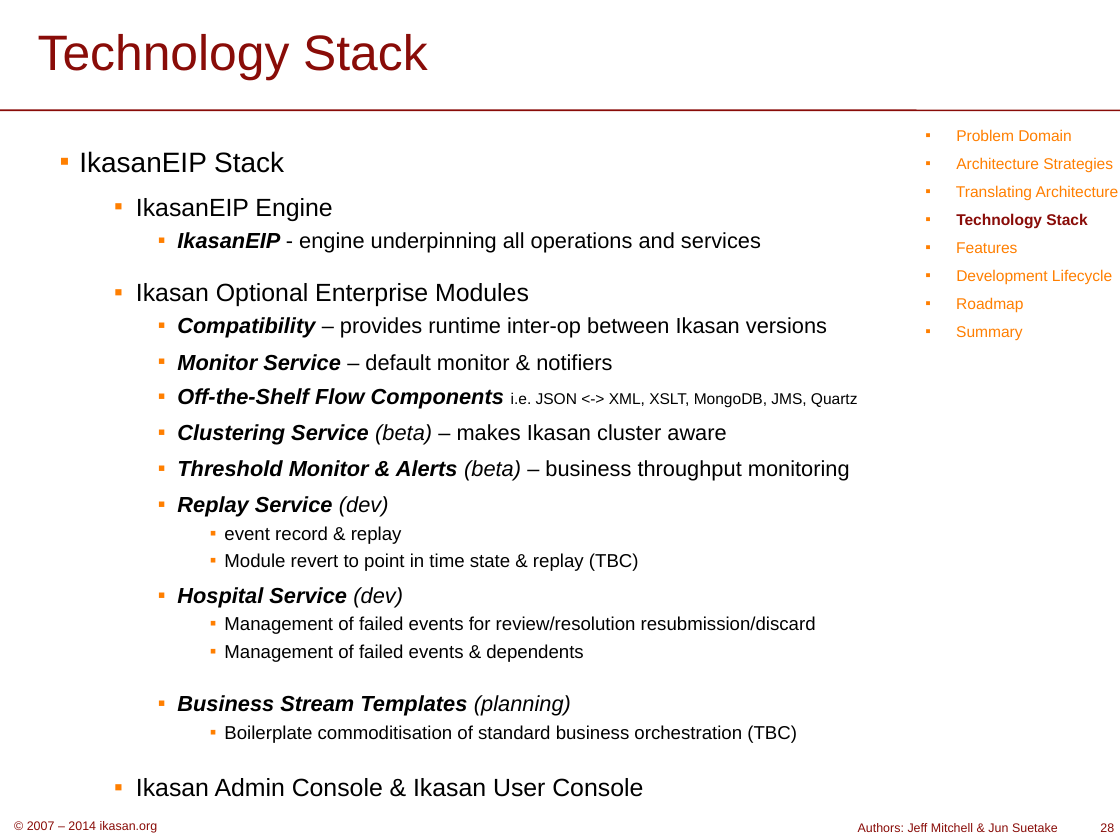
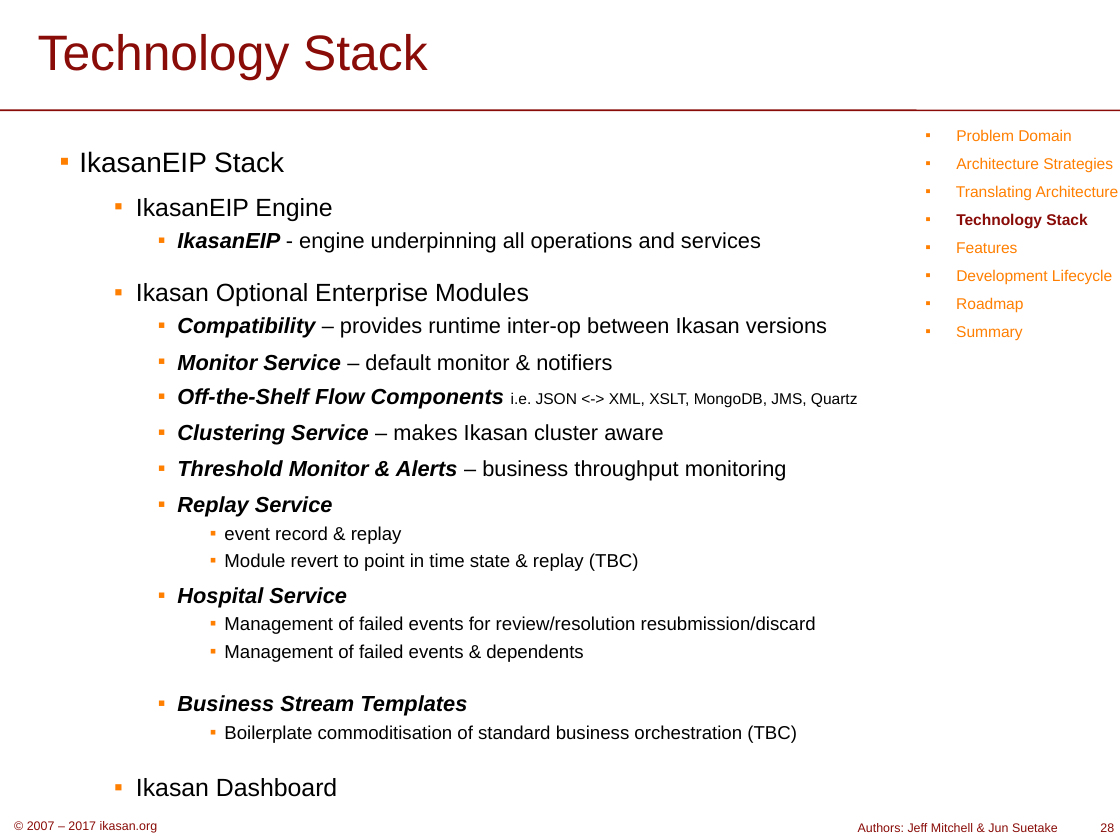
Before and after one commit to ikasanEIP/ikasan, a slide deck: slide 28 of docs/presentation/IkasanOverview.ppt. Drawn at 1120x840 pixels with LibreOffice and Linux fonts; fonts in the diff are those of the drawing; background and template pictures are left out. Boxes give left, top, right and bottom in pixels: in the first picture for what was removed or moved away, otherwise in the second. Text is boxed around its words. In the diff, an @@ line names an element or a change of style, - is before the commit and + after.

```diff
--- a/docs/presentation/IkasanOverview.ppt
+++ b/docs/presentation/IkasanOverview.ppt
@@ text at (177,424,787,517): text changed; bold on @@
-    ▪ Clustering Service (beta) – makes Ikasan cluster aware
-    ▪ Threshold Monitor & Alerts (beta) – business throughput monitoring
-    ▪ Replay Service (dev)
+    ▪ Clustering Service – makes Ikasan cluster aware
+    ▪ Threshold Monitor & Alerts – business throughput monitoring
+    ▪ Replay Service
@@ text at (177,587,347,608): text changed @@
-    ▪ Hospital Service (dev)
+    ▪ Hospital Service
@@ text at (177,695,467,716): text changed @@
-    ▪ Business Stream Templates (planning)
+    ▪ Business Stream Templates
@@ text at (136,778,337,797): text changed @@
-  ▪ Ikasan Admin Console & Ikasan User Console
+  ▪ Ikasan Dashboard
@@ text at (27,821,158,833): text changed @@
-© 2007 – 2014 ikasan.org
+© 2007 – 2017 ikasan.org
```
Also in this commit, not shown: 39 other slides changed, 1 slide removed, 26 other files.
